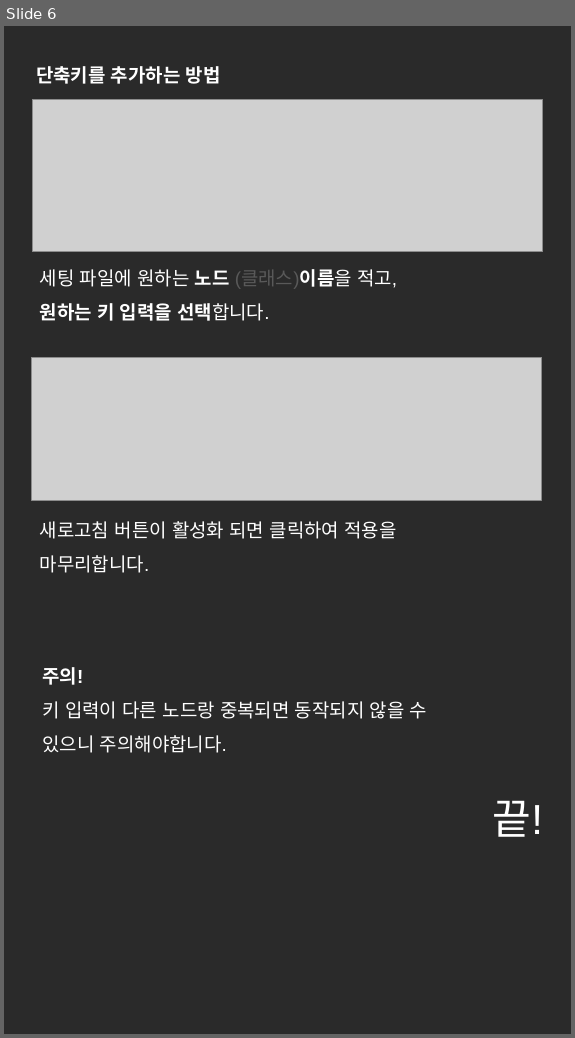
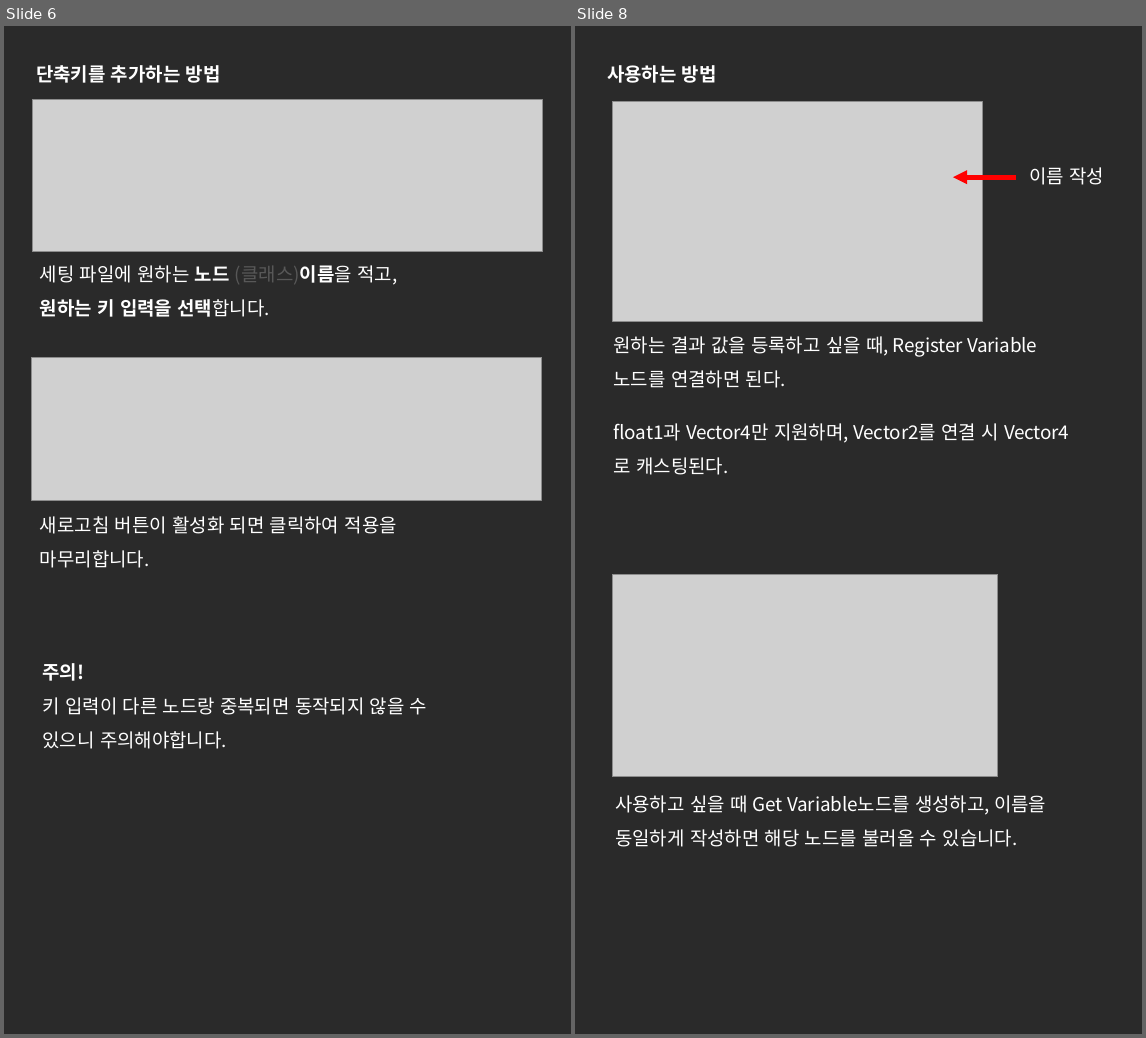
Before and after one commit to NK-Studio/ShaderGraphHotKey, a slide deck: Document KR.pptx. Shown side by side, each under a label of ours: slide 6 before the commit, slides 6 and 8 after it; the slides between them are not shown. The pictures are 575x1038 and 1146x1038 pixels, drawn with LibreOffice and Linux fonts; fonts in the diff are those of the drawing; grey boxes stand for pictures. Boxes give left, top, right and bottom in pixels: in the first picture for what was removed or moved away, otherwise in the second. Text is boxed around its words. In the diff, an @@ line names an element or a change of style, - is before the commit and + after.

```diff
--- a/Document KR.pptx
+++ b/Document KR.pptx
@@ slide 8 added at bbox=[575, 26, 1142, 1034], background #FFFFFF; not listed: 1 template element that a slide beside it also shows @@
@@ text added at bbox=[607, 65, 717, 83], 18 pt, text #FFFFFF, bold @@
+사용하는 방법
@@ picture added at bbox=[613, 102, 982, 321] @@
@@ freeform shape added at bbox=[953, 170, 967, 185], fill #FF0000 @@
@@ text added at bbox=[1029, 167, 1104, 185], 18 pt, text #FFFFFF @@
+이름 작성
@@ freeform shape added at bbox=[965, 177, 1017, 177], outline #FF0000 4.5 pt @@
@@ text added at bbox=[614, 336, 1069, 475], 18 pt, text #FFFFFF @@
+원하는 결과 값을 등록하고 싶을 때, Register Variable
+노드를 연결하면 된다.
+float1과 Vector4만 지원하며, Vector2를 연결 시 Vector4
+로 캐스팅된다.
@@ picture added at bbox=[612, 574, 998, 777] @@
@@ text added at bbox=[615, 795, 1046, 847], 18 pt, text #FFFFFF @@
+사용하고 싶을 때 Get Variable노드를 생성하고, 이름을 동일하게 작성하면 해당 노드를 불러올 수 있습니다.
@@ slide 6 changed as well @@
@@ text at bbox=[40, 265, 397, 317]: text changed; font Arial to Noto Sans CJK KR @@
-세팅 파일에 원하는 노드 (클래스)이름을 적고,
-원하는 키 입력을 선택합니다.
+세팅 파일에 원하는 노드 (클래스)이름을 적고,
+원하는 키 입력을 선택합니다.
@@ text "새로고침 버튼이 활성화 되면 클릭하여 ..." at bbox=[40, 516, 397, 568]: font Arial to Noto Sans CJK KR; indent changed; more space between paragraphs @@
@@ text "주의!" at bbox=[43, 663, 427, 749]: font Arial to Noto Sans CJK KR; indent changed; line spacing 1.5 to 1; more space between paragraphs @@
@@ text removed at bbox=[493, 800, 543, 837] @@
-끝!
```
Also in this commit, not shown: 5 other slides changed, 3 other slides added, 2 other files.
